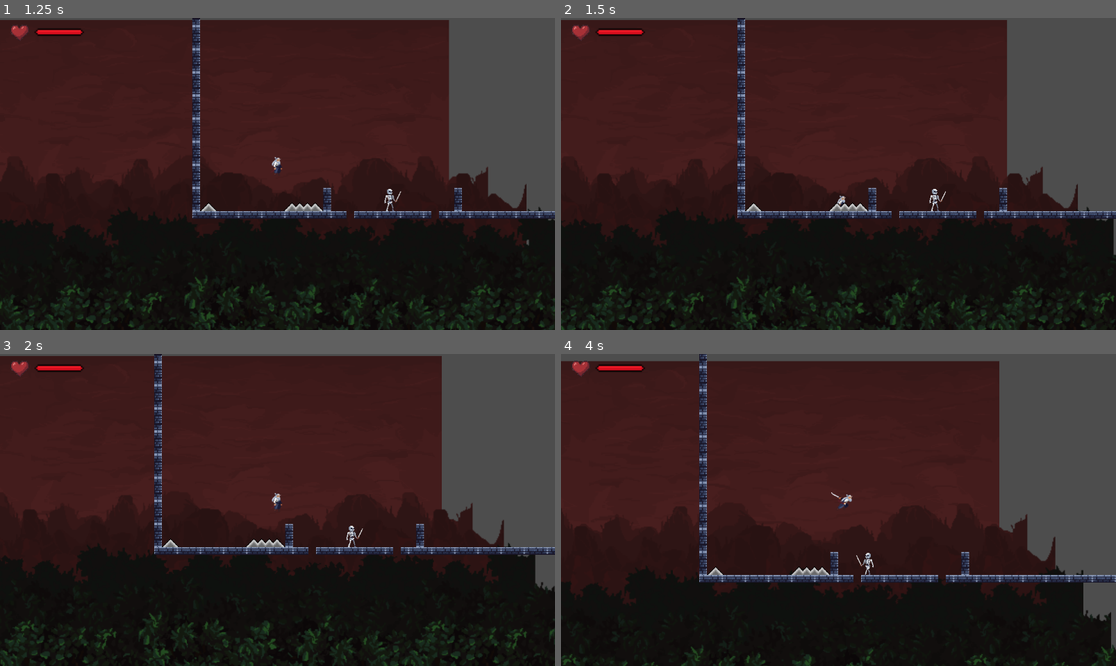
Above: before the commit, frames 1-4 (two rows, left to right).
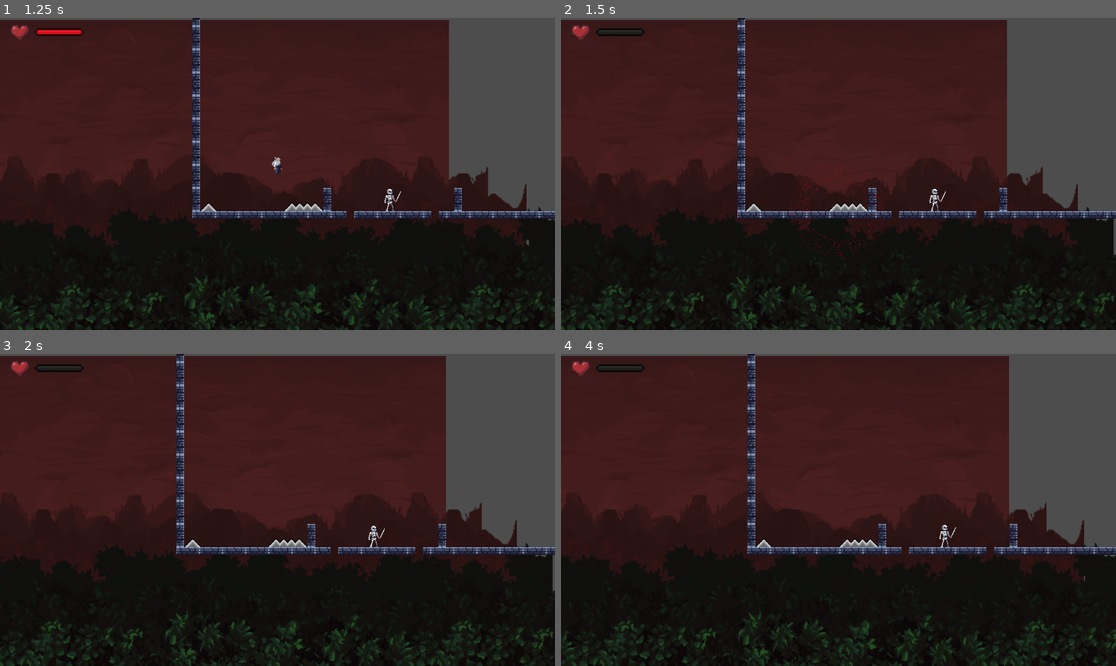
Above: after the commit, the same moments.

Repository: adriijg/proyecto-videojuego
Game: Godot game, scene res://tester/node_2d.tscn
The game is run twice, just before and just after one commit, with the same random seed, the same clock (stepped at 60 frames per second) and the same inputs. This scene is started directly instead of the project's main scene.
Inputs (mouse positions are in pixels of both pictures, inside the frame that each line leads up to):
- Up to frame 1 (1.25 s): move the mouse to (399, 158) at 0.52 s; hold Right (mover_derecha) from 0.53 s (still down); click (399, 158) at 0.6 s; tap Space (saltar) at 0.77 s
- Up to frame 2 (1.5 s): keep holding Right (mover_derecha); move the mouse to (727, 189) at 1.27 s; click (727, 189) at 1.35 s
- Up to frame 3 (2 s): keep holding Right (mover_derecha); tap Space (saltar) at 1.52 s
- Up to frame 4 (4 s): move the mouse to (894, 441) at 2.02 s; release Right (mover_derecha) at 2.03 s; hold Left (mover_izquierda) 2.03-2.78 s; click (894, 441) at 2.1 s; move the mouse to (810, 572) at 2.77 s; hold Right (mover_derecha) from 2.78 s (still down); click (810, 572) at 2.85 s; tap Space (saltar) at 3.02, 3.77 s; move the mouse to (1005, 556) at 3.52 s; click (1005, 556) at 3.6 s

Frame 1 is identical in both runs. In frame 2, 0.3% of the frame differs, in the area x 6-59%, y 3-78%; in frame 3, 9.4%; in frame 4, 17%, in the area x 0-100%, y 0-100%.

Commit message:
bombing_explosion

Diff:
--- a/enemies/goblin/projectile/goblin_bomb.gd
+++ b/enemies/goblin/projectile/goblin_bomb.gd
@@ -14,7 +14,6 @@
 func _ready():
 	body_entered.connect(_on_body_entered)
 	area_entered.connect(_on_area_entered)
-	# Busca samurai al inicio
 	samurai = get_tree().get_first_node_in_group("samurai")
 
 func iniciar(dir: Vector2):
@@ -41,10 +40,12 @@
 		explotar()
 
 func _on_body_entered(body):
-	if body.is_in_group("samurai"):
-		body.morir()
-	elif body is StaticBody2D or body is TileMap:
+	# CAMBIO 2: Cambiar morir() por recibir_danio(1)
+	if body.is_in_group("samurai") or body.name == "samurai":
+		if body.has_method("recibir_danio"):
+			body.recibir_danio(1)
 		explotar()
+	# CAMBIO 3: Simplificar la detección de suelo para que no pete con TileMapLayer
 	else:
 		explotar()
 
@@ -52,7 +53,8 @@
 	explotar()
 
 func explotar():
-	col_bomb.disabled = true
+	# Usamos set_deferred para evitar errores de física al desactivar colisiones
+	col_bomb.set_deferred("disabled", true)
 	if ani_bomb.animation != "explosion":
 		ani_bomb.play("explosion")
 		await ani_bomb.animation_finished
--- a/enemies/goblin/projectile/goblin_bomb.tscn
+++ b/enemies/goblin/projectile/goblin_bomb.tscn
@@ -90,6 +90,20 @@
 }, {
 "duration": 1.0,
 "texture": SubResource("AtlasTexture_erg6y")
+}],
+"loop": true,
+"name": &"default",
+"speed": 8.0
+}, {
+"frames": [{
+"duration": 1.0,
+"texture": SubResource("AtlasTexture_khf5j")
+}, {
+"duration": 1.0,
+"texture": SubResource("AtlasTexture_dx5nn")
+}, {
+"duration": 1.0,
+"texture": SubResource("AtlasTexture_erg6y")
 }, {
 "duration": 1.0,
 "texture": SubResource("AtlasTexture_mj1dr")
@@ -148,14 +162,14 @@
 radius = 6.0
 
 [node name="area_bomb" type="Area2D" unique_id=1614485125]
-collision_layer = 2
-collision_mask = 5
+collision_layer = 8
+collision_mask = 3
 script = ExtResource("1_khf5j")
 
 [node name="ani_bomb" type="AnimatedSprite2D" parent="." unique_id=2085563443]
 position = Vector2(-2, -4)
 sprite_frames = SubResource("SpriteFrames_mm2x8")
-animation = &"explosion"
+frame_progress = 0.07267373
 
 [node name="col_bomb" type="CollisionShape2D" parent="." unique_id=1116292894]
 position = Vector2(2, 0)
--- a/enemies/spikes/4_spikes.tscn
+++ b/enemies/spikes/4_spikes.tscn
@@ -23,6 +23,7 @@
 [node name="4spikes" type="Area2D" unique_id=151842057]
 scale = Vector2(0.5, 0.5)
 collision_layer = 4
+collision_mask = 2
 script = ExtResource("1_xopxe")
 
 [node name="spikes_sprite" type="Sprite2D" parent="." unique_id=807484558]
